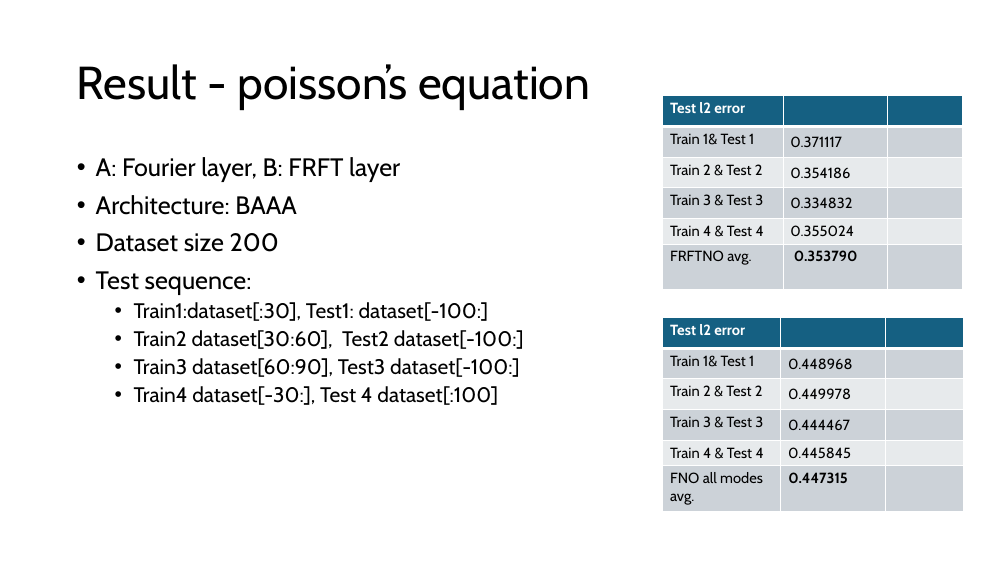
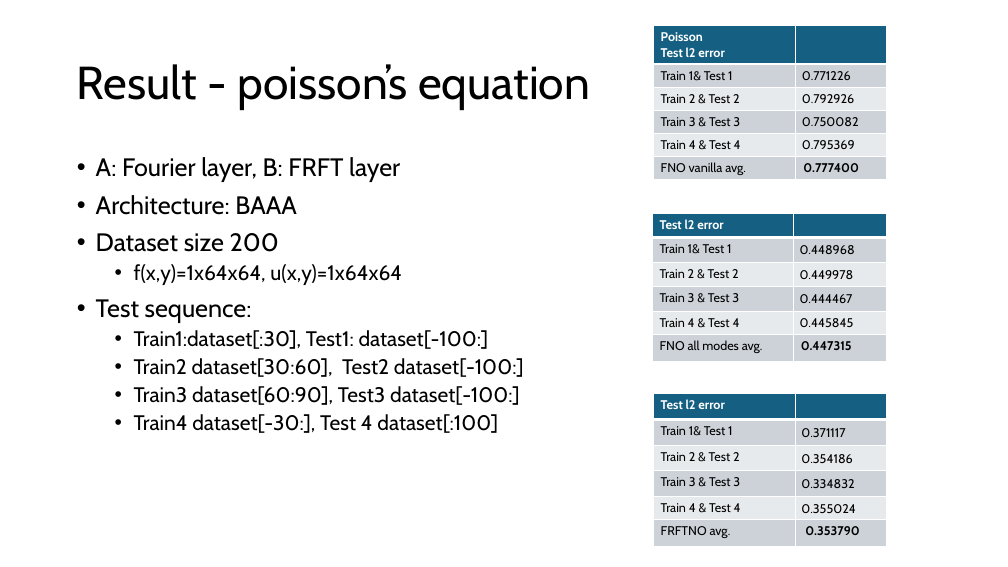
Before and after one commit to suweiyang0106/FRFTNO---Project, a slide deck: slide 25 of Result/Project presentation.pptx (slide 26 before the commit). Drawn at 1008x567 pixels with LibreOffice and Linux fonts; fonts in the diff are those of the drawing. Boxes give left, top, right and bottom in pixels: in the first picture for what was removed or moved away, otherwise in the second. Text is boxed around its words. In the diff, an @@ line names an element or a change of style, - is before the commit and + after.

```diff
--- a/Result/Project presentation.pptx
+++ b/Result/Project presentation.pptx
@@ table added at [653,26,887,179], 6 rows, 2 columns @@
+Poisson / Test l2 error | 
+Train 1& Test 1 | 0.771226
+Train 2 & Test 2 | 0.792926
+Train 3 & Test 3 | 0.750082
+Train 4 & Test 4 | 0.795369
+FNO vanilla avg. | 0.777400
@@ table at [653,213,887,361] @@
-column 3:  |  |  |  |  | 
@@ table: place and size @@
-table at [662,318,963,511]
+table at [653,213,887,361]
@@ text at [134,264,402,285]: paragraph added @@
+  • f(x,y)=1x64x64, u(x,y)=1x64x64
@@ table at [653,394,887,546] @@
-column 3:  |  |  |  |  | 
@@ table: place and size @@
-table at [662,96,963,290]
+table at [653,394,887,546]
```
Also in this commit, not shown: 28 other slides changed, 5 slides removed, 1 other file.
